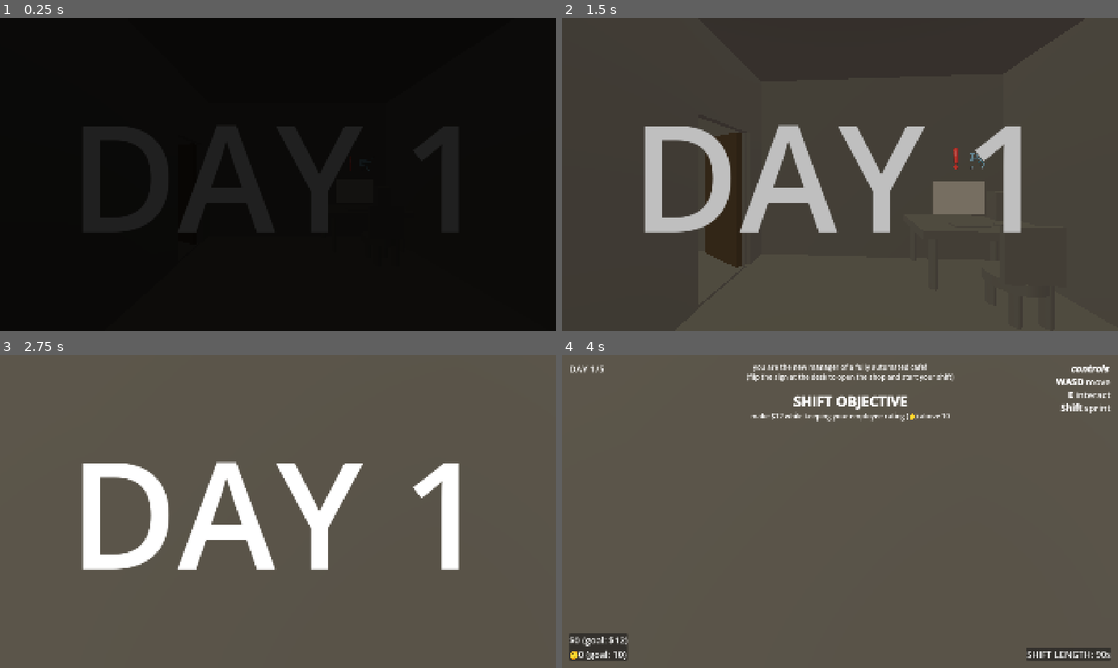
Above: before the commit, frames 1-4 (two rows, left to right).
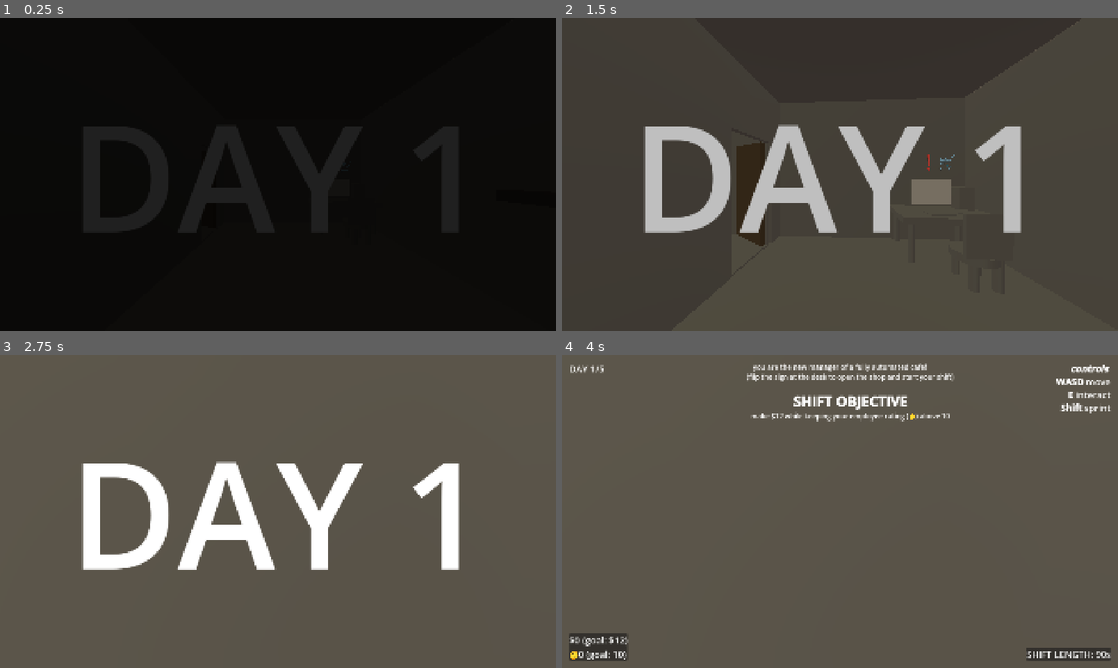
Above: after the commit, the same moments.

Repository: Sunday-Studio-Team/cafe
Game: Godot game, scene res://scene_switcher.tscn
Same seed, same stepped clock (60 frames per second), same inputs: the game is played once before the commit and once after it. The engine's default icon, where the game draws it, is replaced by a stand-in: a white triangle on a blue panel in a dark square.
Inputs (mouse positions are in pixels of both pictures, inside the frame that each line leads up to):
- Up to frame 1 (0.25 s): no input
- Up to frame 2 (1.5 s): tap Enter at 0.5 s; move the mouse to (867, 174) at 0.52 s; hold E (interact) 0.53-1.28 s; hold W (move_forward) from 0.53 s (still down); move the mouse to (812, 174) at 1.27 s; tap E (interact) at 1.35 s
- Up to frame 3 (2.75 s): keep holding W (move_forward); move the mouse to (289, 505) at 2.02 s; hold Shift (sprint) from 2.03 s (still down); tap E (interact) at 2.3 s
- Up to frame 4 (4 s): keep holding W (move_forward); move the mouse to (834, 517) at 2.77 s; release Shift (sprint) at 2.78 s; tap I at 2.85 s; tap E (interact) at 3.05 s; tap Space at 3.5 s; move the mouse to (878, 514) at 3.52 s; hold E (interact) from 3.53 s (still down)

The runs differ from the first frame. In frame 2, 3.5% of the frame differs, in the area x 25-93%, y 1-80%; in frame 3, less than 0.1%; in frame 4, less than 0.1%.

Commit message:
small machine refactor + details

Diff:
--- a/godot/machine.gd
+++ b/godot/machine.gd
@@ -44,9 +44,8 @@
 	refill_button.interacted.connect(refill)
 	make_drink_button.interacted.connect(make_drink_manually)
 	fix_machine_button.interacted.connect(_on_fix_machine_button_pressed)
-	timer.timeout.connect(machine_make_drink)
-
-	breakdown_timer.wait_time = timer.wait_time / 2 + randf_range(-2, 2)
+
+	breakdown_timer.wait_time = timer.wait_time / 2 + randf_range(-1, 1)
 
 	Events.customer_approached_window.connect(_on_customer_approached_window)
 	spill_interactable.interacted.connect(clean_up_spill)
@@ -81,6 +80,13 @@
 		reject_button.display_name = "[color=red]reject drink (retry)"
 		make_drink_button.display_name = "[color=yellow]remake drink by hand"
 
+	# disable reject/make buttons if no ingredients
+	# (not sure if this is best way to do it, probably should enable them but
+	# give them custom behaviour that gives player feeback and makes sure they
+	# know why they arent working)
+	#make_drink_button.enabled = ingredients >= Stats.current.ingredients_per_order
+	#reject_button.enabled = ingredients >= Stats.current.ingredients_per_order
+
 
 func set_customer(c: Customer) -> void:
 	customer = c
@@ -106,7 +112,7 @@
 	spill_interactable.time_to_hold = Stats.current.time_to_clean_up_spill
 
 
-func start_order() -> void:
+func machine_make_drink() -> void:
 	await get_tree().create_timer(randf_range(1, 3), false).timeout
 
 	# (i think) we emit this before returning because it starts the customer
@@ -128,6 +134,72 @@
 
 	if randf() < Stats.current.chance_of_machine_breaking:
 		break_down()
+
+	await timer.timeout
+
+	consume_ingredients()
+
+	# roll a random score based on chances from stat_data
+	var ran_num: float = randf()
+	var cumulative_score_chance: float = 0.0
+	for score in Stats.current.score_chances:
+		cumulative_score_chance += Stats.current.score_chances[score]
+		if ran_num < cumulative_score_chance:
+			order.score = score
+			break
+
+	# now find a random drink that has that score !
+	var random_drink_score := 0
+	var loops := 0
+	const LOOP_LIMIT := 20
+
+	while (
+		(
+			order.made_drink == null
+			or random_drink_score != order.score
+		)
+		and loops < LOOP_LIMIT
+	):
+		var potential_drink_score := 0
+		order.made_drink = Global.drinks.pick_random()
+		for element in ["main_ingredient", "liquid", "extra"]:
+			if order.made_drink.get(element) == order.ordered_drink.get(element):
+				potential_drink_score += 1
+			else:
+				potential_drink_score -= 1
+		random_drink_score = potential_drink_score
+		loops += 1
+
+	# use a fallback if we couldnt find a drink with that score
+	# (i THINK this can happen but it might be rare)
+	if loops > LOOP_LIMIT:
+		print("no matching drink has the generated drink score (%s) for %s" % [order.score, order.made_drink.name])
+		print("choosing a random fallback drink instead - this one has a score of %s" % random_drink_score)
+		order.score = random_drink_score
+
+	#completed_order = Global.full_wrong_drink # make every order fully wrong for testing
+
+	display_drink_score()
+
+	# TODO: move hardcoded tip chance here somewhere else
+	if tip_jar_item in Global.owned_items and randf() < 0.25:
+		order.tip = randf_range(0.5, 2)
+		price_label.text += " (+ %s tip)" % Global.float_to_price(order.tip)
+
+	if randf() < Stats.current.machine_chance_of_spill:
+		spill_interactable.show()
+		spill_sound.play()
+		Events.alert_posted.emit("‼️⚙️machine made a spill")
+		spill_on_floor = true
+
+	final_order_indicator.text = (
+		"machine made: %s (%s)"
+		% [order.made_drink.name, Global.float_to_price(order.made_drink.price)]
+	)
+	final_order_indicator.show()
+
+	waiting_for_response = true
+	Events.order_completed.emit(customer)
 
 
 func display_drink_score() -> void:
@@ -192,7 +264,7 @@
 		and not broken_down
 		and not waiting_for_response
 	):
-		start_order()
+		machine_make_drink()
 
 
 func cancel_fix_minigame() -> void:
@@ -234,9 +306,11 @@
 	if ingredients < Stats.current.ingredients_per_order:
 		return
 	final_order_indicator.text = "order rejected! \n making a new drink"
-	timer.start()
-	progress_indicator.show()
+	price_label.hide()
+	drink_customer_score_label.hide()
 	waiting_for_response = false
+
+	machine_make_drink()
 
 
 func make_drink_manually() -> void:
@@ -272,72 +346,6 @@
 	broken_down = true
 
 
-func machine_make_drink() -> void:
-	consume_ingredients()
-
-	# roll a random score based on chances from stat_data
-	var ran_num: float = randf()
-	var cumulative_score_chance: float = 0.0
-	for score in Stats.current.score_chances:
-		cumulative_score_chance += Stats.current.score_chances[score]
-		if ran_num < cumulative_score_chance:
-			order.score = score
-			break
-
-	# now find a random drink that has that score !
-	var random_drink_score := 0
-	var loops := 0
-	const LOOP_LIMIT := 20
-
-	while (
-		(
-			order.made_drink == null
-			or random_drink_score != order.score
-		)
-		and loops < LOOP_LIMIT
-	):
-		var potential_drink_score := 0
-		order.made_drink = Global.drinks.pick_random()
-		for element in ["main_ingredient", "liquid", "extra"]:
-			if order.made_drink.get(element) == order.ordered_drink.get(element):
-				potential_drink_score += 1
-			else:
-				potential_drink_score -= 1
-		random_drink_score = potential_drink_score
-		loops += 1
-
-	# use a fallback if we couldnt find a drink with that score
-	# (i THINK this can happen but it might be rare)
-	if loops > LOOP_LIMIT:
-		print("no matching drink has the generated drink score (%s) for %s" % [order.score, order.made_drink.name])
-		print("choosing a random fallback drink instead - this one has a score of %s" % random_drink_score)
-		order.score = random_drink_score
-
-	#completed_order = Global.full_wrong_drink # make every order fully wrong for testing
-
-	display_drink_score()
-
-	# TODO: move hardcoded tip chance here somewhere else
-	if tip_jar_item in Global.owned_items and randf() < 0.25:
-		order.tip = randf_range(0.5, 2)
-		price_label.text += " (+ %s tip)" % Global.float_to_price(order.tip)
-
-	if randf() < Stats.current.machine_chance_of_spill:
-		spill_interactable.show()
-		spill_sound.play()
-		Events.alert_posted.emit("‼️⚙️machine made a spill")
-		spill_on_floor = true
-
-	final_order_indicator.text = (
-		"machine made: %s (%s)"
-		% [order.made_drink.name, Global.float_to_price(order.made_drink.price)]
-	)
-	final_order_indicator.show()
-
-	waiting_for_response = true
-	Events.order_completed.emit(customer)
-
-
 func _on_fix_machine_button_pressed() -> void:
 	# we connect and disconnect these signals here instead of in _ready() so other machines dont get
 	# the signal and do unintended things
--- a/godot/main.gd
+++ b/godot/main.gd
@@ -126,7 +126,7 @@
 		machine = machines.pick_random()
 
 	machine.set_customer(new_customer)
-	machine.start_order()
+	machine.machine_make_drink()
 
 
 func _on_game_timer_timeout() -> void:
--- a/godot/player.tscn
+++ b/godot/player.tscn
@@ -19,6 +19,7 @@
 
 [node name="Camera3D" type="Camera3D" parent="." unique_id=2046988330]
 transform = Transform3D(1, 0, 0, 0, 1, 0, 0, 0, 1, 0, 1.4, 0)
+fov = 90.0
 
 [node name="RayCast3D" type="RayCast3D" parent="Camera3D" unique_id=1327192755]
 transform = Transform3D(1, 0, 0, 0, 1, 0, 0, 0, 1, 0, -0.00467813, 0)
